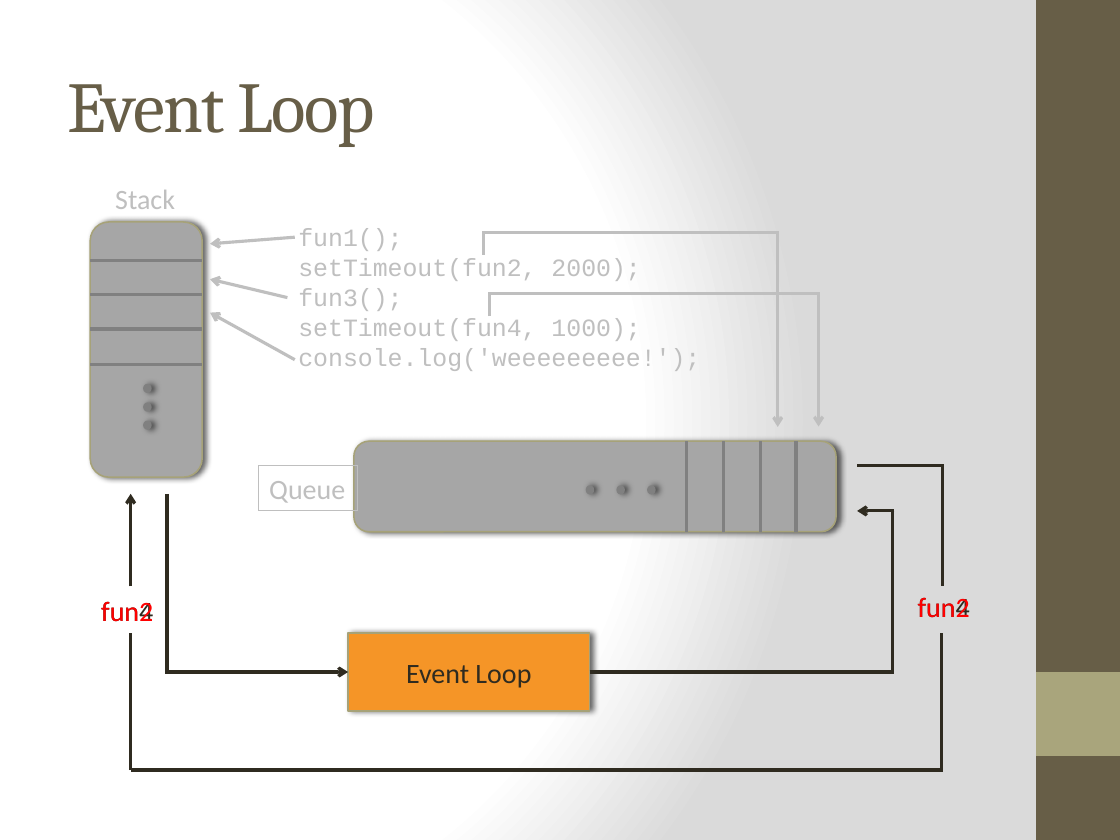
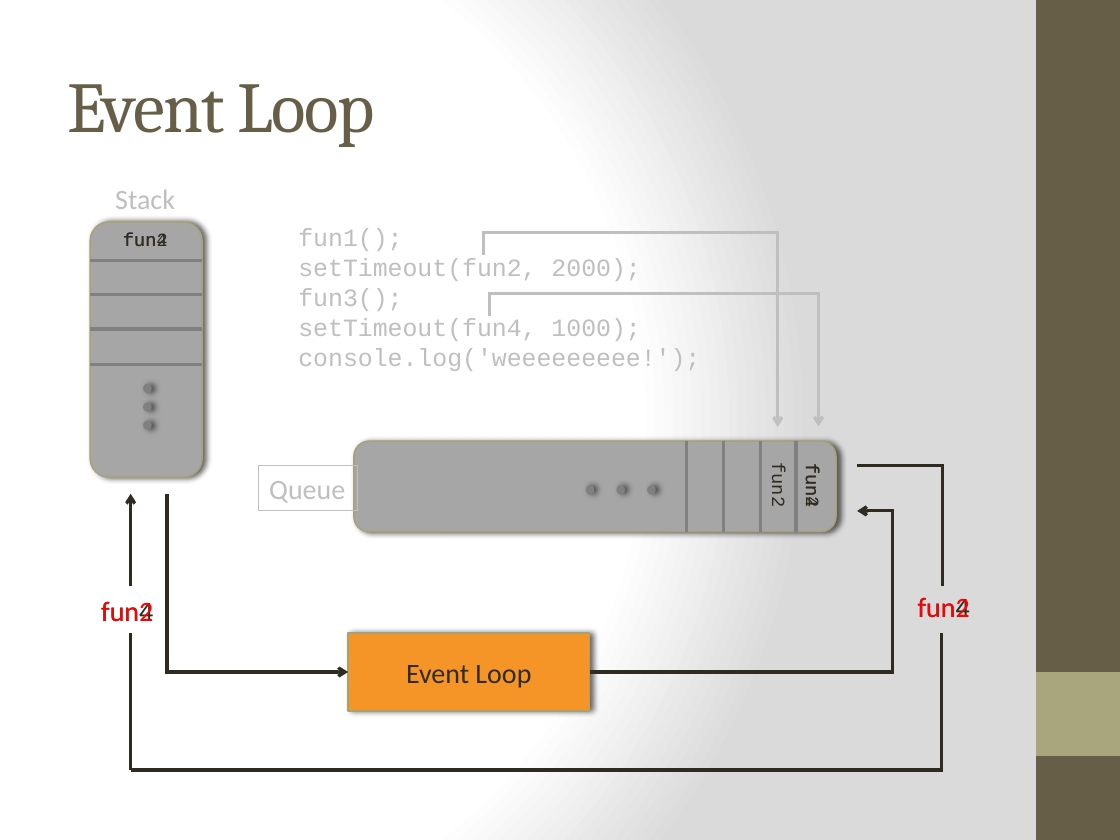
Before and after one commit to cheryly279/AsyncDiscussion, a slide deck: slide 8 of Async_Discussion_9_29_15.pptx. Drawn at 1120x840 pixels with LibreOffice and Linux fonts; fonts in the diff are those of the drawing. Boxes give left, top, right and bottom in pixels: in the first picture for what was removed or moved away, otherwise in the second. Text is boxed around its words. In the diff, an @@ line names an element or a change of style, - is before the commit and + after.

```diff
--- a/Async_Discussion_9_29_15.pptx
+++ b/Async_Discussion_9_29_15.pptx
@@ text added at bbox=[123, 233, 168, 246], 12 pt, text #2F2B20 @@
+fun2
@@ text added at bbox=[123, 233, 168, 246], 12 pt, text #2F2B20 @@
+fun4
@@ arrow removed from (295, 237) to (211, 244) @@
@@ arrow removed from (288, 298) to (211, 279) @@
@@ arrow removed from (295, 360) to (211, 312) @@
@@ text added at bbox=[767, 467, 788, 506], 12 pt, text #2F2B20 @@
+fun2
@@ text added at bbox=[800, 467, 821, 506], 12 pt, text #2F2B20 @@
+fun4
@@ text added at bbox=[801, 467, 822, 506], 12 pt, text #2F2B20 @@
+fun2
```
Also in this commit, not shown: 1 other slide changed, 1 other file.
